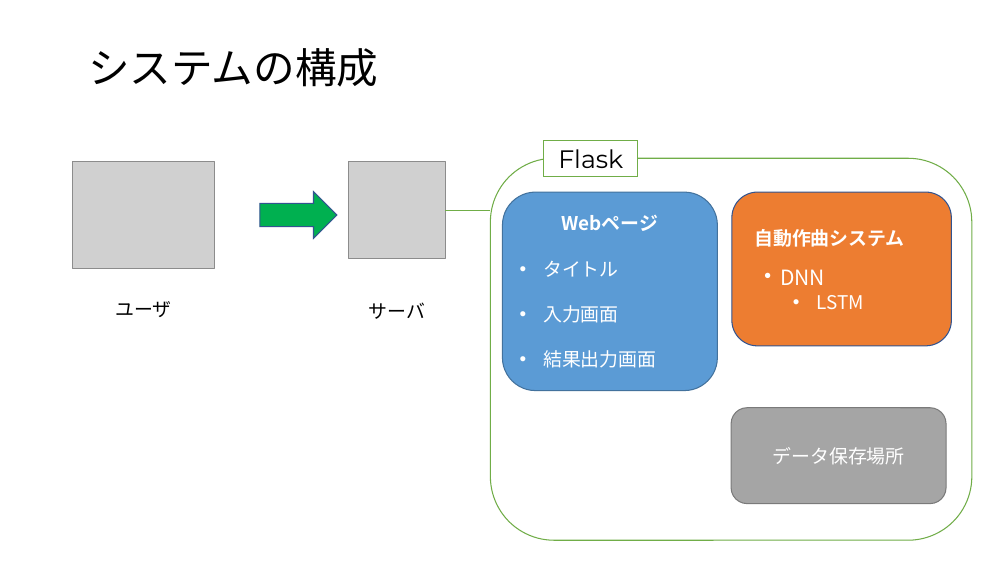
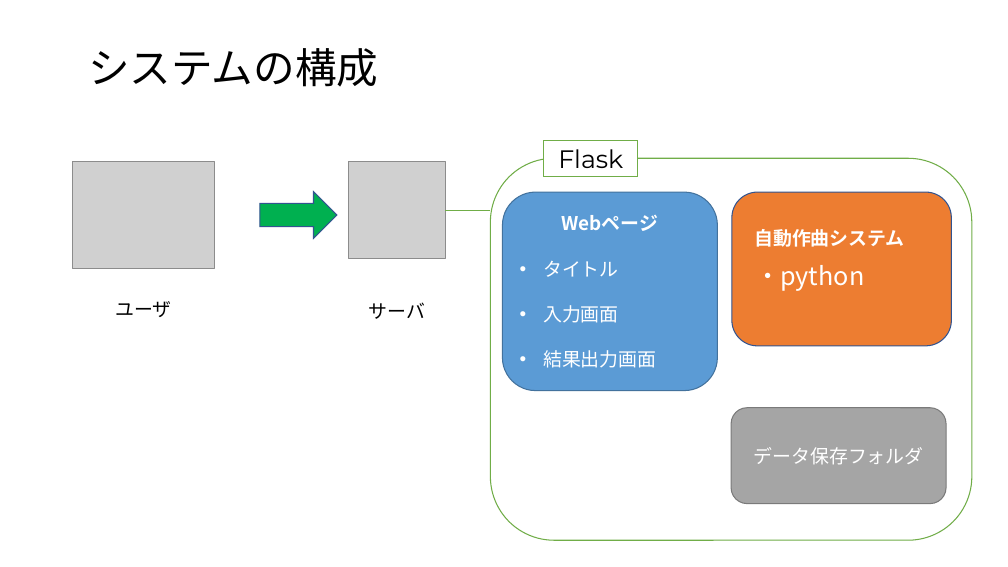
Before and after one commit to yoshitake266/bitComposer_prj, a slide deck: slide 3 of presentation/bit Composer.pptx. Drawn at 1008x567 pixels with LibreOffice and Linux fonts; fonts in the diff are those of the drawing; grey boxes stand for pictures. Boxes give left, top, right and bottom in pixels: in the first picture for what was removed or moved away, otherwise in the second. Text is boxed around its words. In the diff, an @@ line names an element or a change of style, - is before the commit and + after.

```diff
--- a/presentation/bit Composer.pptx
+++ b/presentation/bit Composer.pptx
@@ text at (755,265,864,291): text changed; size 18 to 24 pt @@
-・DNN
-  • LSTM
+・python
@@ text in rounded rectangle at (754,447,924,465): text changed @@
-データ保存場所
+データ保存フォルダ
```
Also in this commit, not shown: 6 other slides changed, 1 slide added.
